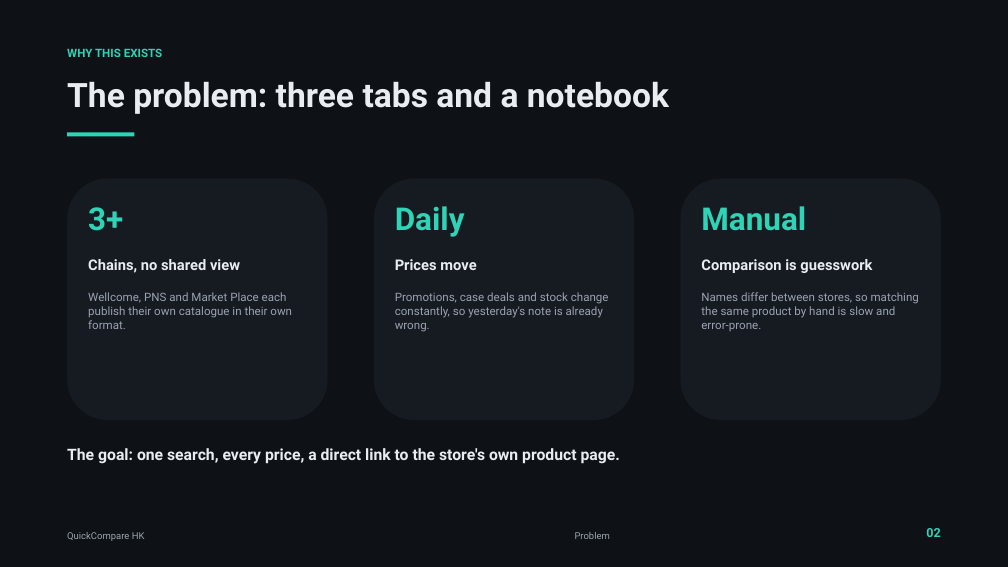
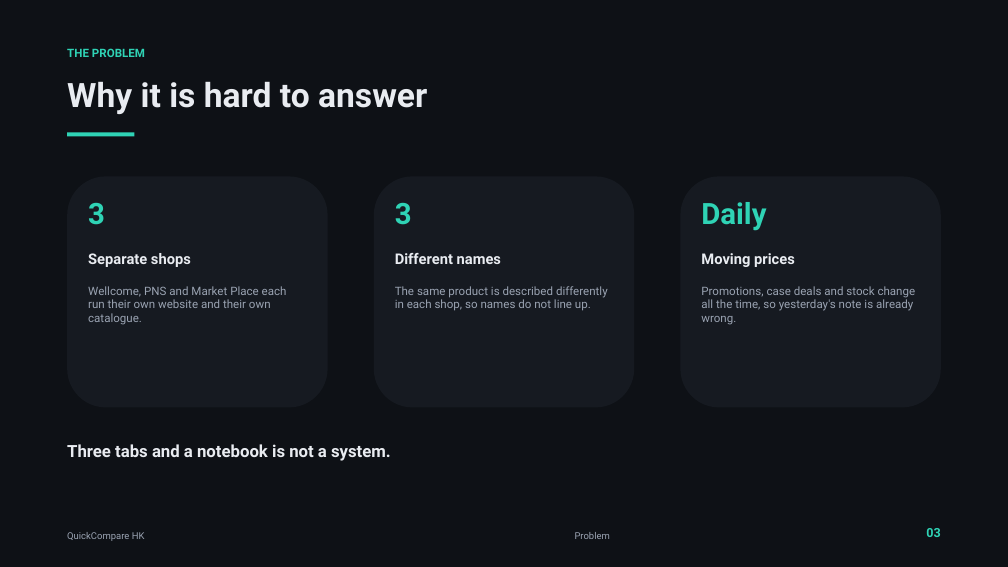
Before and after one commit to catarungpt/quickcompare-hk, a slide deck: slide 3 of deck/QuickCompare-HK.pptx (slide 2 before the commit). Drawn at 1008x567 pixels with LibreOffice and Linux fonts; fonts in the diff are those of the drawing. Boxes give left, top, right and bottom in pixels: in the first picture for what was removed or moved away, otherwise in the second. Text is boxed around its words. In the diff, an @@ line names an element or a change of style, - is before the commit and + after.

Commit message:
Rewrite deck: origin story, product screenshots, less technical

```diff
--- a/deck/QuickCompare-HK.pptx
+++ b/deck/QuickCompare-HK.pptx
@@ text at bbox=[67, 48, 145, 57]: text changed @@
-WHY THIS EXISTS
+THE PROBLEM
@@ text at bbox=[67, 81, 427, 114]: text changed @@
-The problem: three tabs and a notebook
+Why it is hard to answer
@@ rounded rectangle: place and size @@
-rounded rectangle at bbox=[67, 178, 327, 420]
+rounded rectangle at bbox=[67, 176, 327, 408]
@@ rounded rectangle: place and size @@
-rounded rectangle at bbox=[374, 178, 634, 420]
+rounded rectangle at bbox=[374, 176, 634, 408]
@@ rounded rectangle: place and size @@
-rounded rectangle at bbox=[681, 178, 941, 420]
+rounded rectangle at bbox=[681, 176, 941, 408]
@@ text at bbox=[88, 203, 105, 225]: text changed; size 30 to 28 pt @@
-3+
+3
@@ text added at bbox=[395, 203, 412, 225], 28 pt, text #2FD3B5, bold @@
+3
@@ text "Daily": place and size @@
-text "Daily" at bbox=[395, 206, 465, 237]
+text "Daily" at bbox=[701, 202, 766, 231]
@@ text "Daily" at bbox=[701, 202, 766, 231]: size 30 to 28 pt @@
@@ text removed at bbox=[701, 206, 806, 231] @@
-Manual
@@ text at bbox=[88, 253, 191, 267]: text changed @@
-Chains, no shared view
+Separate shops
@@ text at bbox=[395, 253, 501, 264]: text changed @@
-Prices move
+Different names
@@ text at bbox=[701, 253, 795, 267]: text changed @@
-Comparison is guesswork
+Moving prices
@@ text at bbox=[88, 286, 287, 325]: text changed @@
-Wellcome, PNS and Market Place each publish their own catalogue in their own format.
+Wellcome, PNS and Market Place each run their own website and their own catalogue.
@@ text at bbox=[395, 286, 608, 311]: text changed @@
-Promotions, case deals and stock change constantly, so yesterday's note is already wrong.
+The same product is described differently in each shop, so names do not line up.
@@ text at bbox=[701, 286, 916, 325]: text changed @@
-Names differ between stores, so matching the same product by hand is slow and error-prone.
+Promotions, case deals and stock change all the time, so yesterday's note is already wrong.
@@ text at bbox=[67, 444, 391, 461]: text changed; size 15 to 16 pt @@
-The goal: one search, every price, a direct link to the store's own product page.
+Three tabs and a notebook is not a system.
```
Also in this commit, not shown: 1 other slide changed, 8 slides added, 8 slides removed, 6 other files.
